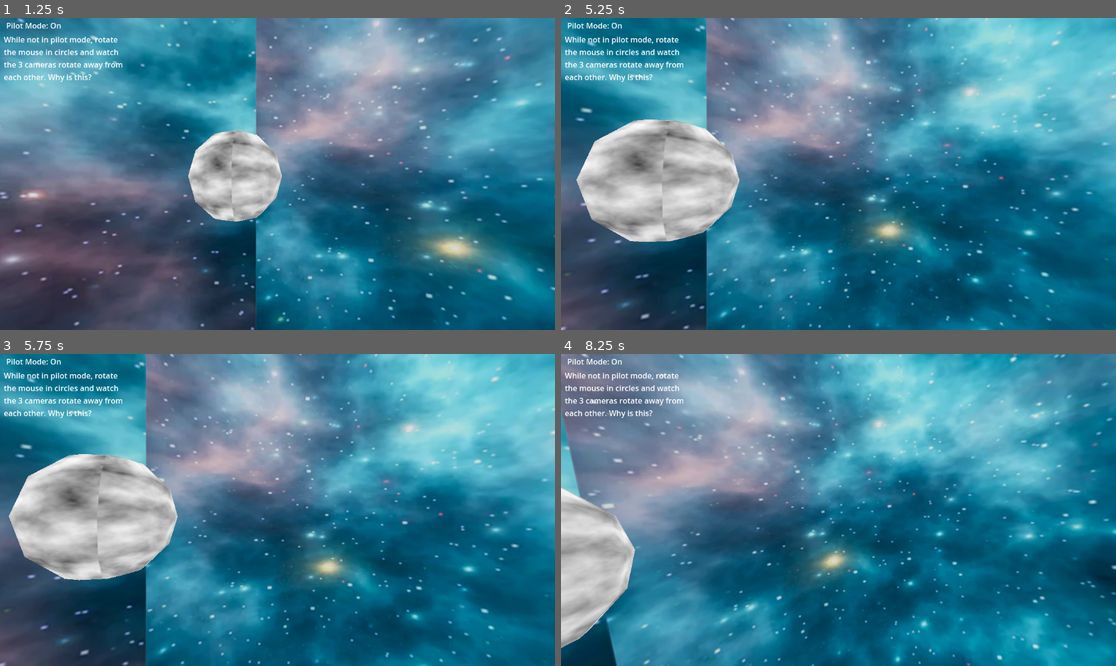
Above: before the commit, frames 1-4 (two rows, left to right).
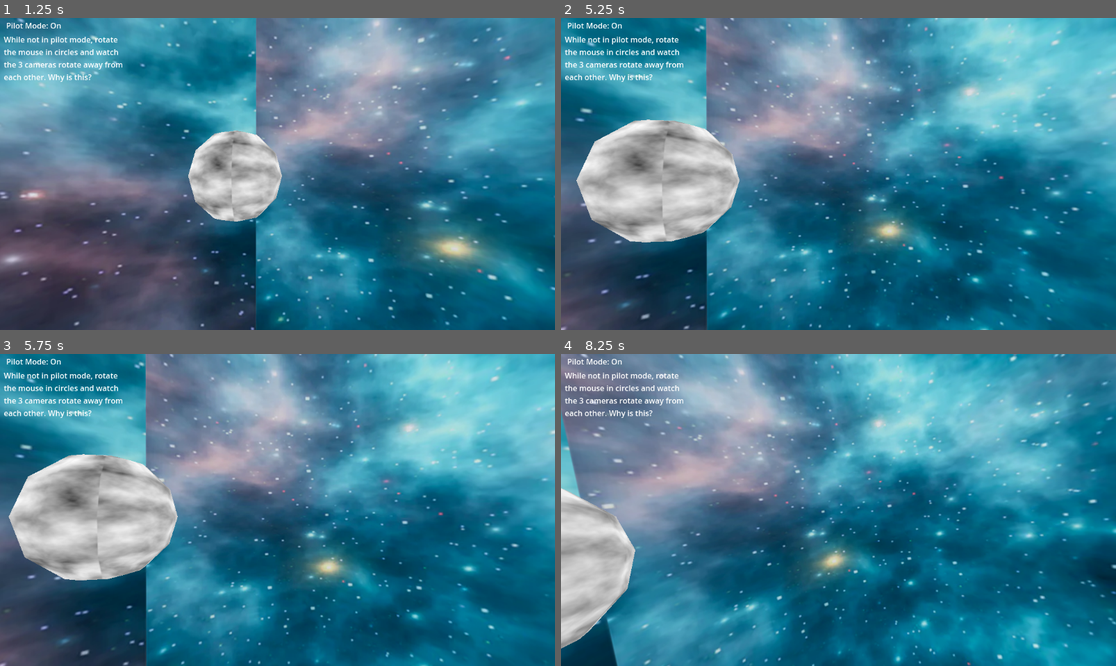
Above: after the commit, the same moments.

Repository: krazyjakee/godot-triple-layer-camera-rotation
Game: Godot game, scene res://Skybox.tscn
Two runs of this game, one before a commit and one after it. Both use one fixed random seed, a clock stepped at 60 frames per second and the inputs below.
Inputs (mouse positions are in pixels of both pictures, inside the frame that each line leads up to):
- Up to frame 1 (1.25 s): tap Enter at 0.5 s; move the mouse to (305, 174) at 0.52 s; hold W (up) from 0.53 s (still down); right-click (305, 174) at 0.6 s; tap Space (jump) at 0.77 s
- Up to frame 2 (5.25 s): keep holding W (up); move the mouse to (810, 174) at 1.27 s; right-click (810, 174) at 1.35 s; tap Space (jump) at 1.52, 2, 3.02, 3.77, 4.52, 5 s; move the mouse to (849, 167) at 2.02 s; right-click (849, 167) at 2.1 s; move the mouse to (832, 180) at 2.77 s; right-click (832, 180) at 2.85 s; tap Enter at 3.5 s; move the mouse to (877, 177) at 3.52 s; right-click (877, 177) at 3.6 s; move the mouse to (794, 170) at 4.27 s; right-click (794, 170) at 4.35 s; move the mouse to (844, 174) at 5.02 s; right-click (844, 174) at 5.1 s
- Up to frame 3 (5.75 s): keep holding W (up)
- Up to frame 4 (8.25 s): move the mouse to (816, 503) at 5.77 s; release W (up) at 5.78 s; hold E (pilot_roll_right) 5.78-6.53 s; right-click (816, 503) at 5.85 s; tap Space (jump) at 6.02, 6.77, 7.52, 8 s; tap Enter at 6.5 s; move the mouse to (866, 510) at 6.52 s; hold W (up) from 6.53 s (still down); right-click (866, 510) at 6.6 s; move the mouse to (810, 510) at 7.27 s; right-click (810, 510) at 7.35 s; move the mouse to (849, 503) at 8.02 s; right-click (849, 503) at 8.1 s

Frame 1 is identical in both runs. In frame 2, 0.2% of the frame differs, in the area x 2-99%, y 5-99%; in frame 3, 0.2%; in frame 4, 0.6%, in the area x 0-100%, y 0-100%.

Commit message:
also rotate distant layer

Diff:
--- a/PilotCamera.gd
+++ b/PilotCamera.gd
@@ -4,7 +4,9 @@
 @export var mouse_axis = Vector2.ZERO
 @export var roll_rotation = 0.0
 @onready var viewport_container = get_tree().root.get_node("Node3D/SubViewportContainer")
+@onready var outside_camera_3d: Camera3D = get_node("Camera3D")
 @onready var distant_camera: CharacterBody3D = viewport_container.get_node("Skybox/CharacterBody3D")
+@onready var distant_camera_3d: Camera3D = distant_camera.get_node("Camera3D")
 @onready var gui = get_tree().root.get_node("Node3D/CanvasLayer")
 
 const SPEED = 0.3
@@ -24,10 +26,10 @@
     if Input.is_action_pressed("pilot_roll_left"): roll_rotation = ACCELERATION
     if Input.is_action_pressed("pilot_roll_right"): roll_rotation = -ACCELERATION
 
-    rotate_object_local(Vector3(1, 0, 0), -mouse_axis.x * delta)
+    outside_camera_3d.rotate_object_local(Vector3(1, 0, 0), -mouse_axis.x * delta)
     rotate_object_local(Vector3(0, 1, 0), -mouse_axis.y * delta)
     rotate_object_local(Vector3(0, 0, 1), roll_rotation * delta)
-    distant_camera.rotate_object_local(Vector3(1, 0, 0), -mouse_axis.x * delta)
+    distant_camera_3d.rotate_object_local(Vector3(1, 0, 0), -mouse_axis.x * delta)
     distant_camera.rotate_object_local(Vector3(0, 1, 0), -mouse_axis.y * delta)
     distant_camera.rotate_object_local(Vector3(0, 0, 1), roll_rotation * delta)
 
--- a/Skybox.tscn
+++ b/Skybox.tscn
@@ -54,7 +54,9 @@
 
 [node name="Skybox" type="SubViewport" parent="SubViewportContainer"]
 world_3d = SubResource("World3D_8dbl5")
+handle_input_locally = false
 size = Vector2i(1152, 648)
+render_target_update_mode = 4
 
 [node name="CharacterBody3D" type="CharacterBody3D" parent="SubViewportContainer/Skybox"]
 
@@ -64,7 +66,9 @@
 own_world_3d = true
 world_3d = SubResource("World3D_h44gf")
 transparent_bg = true
+handle_input_locally = false
 size = Vector2i(1152, 648)
+render_target_update_mode = 4
 
 [node name="CSGSphere3D" type="CSGSphere3D" parent="SubViewportContainer/Space"]
 transform = Transform3D(1, 0, 0, 0, 1, 0, 0, 0, 1, -0.534237, 0, -5.81265)
@@ -79,7 +83,9 @@
 [node name="Spaceship" type="SubViewport" parent="SubViewportContainer"]
 world_3d = SubResource("World3D_oodwo")
 transparent_bg = true
+handle_input_locally = false
 size = Vector2i(1152, 648)
+render_target_update_mode = 4
 
 [node name="CharacterBody3D" type="CharacterBody3D" parent="SubViewportContainer/Spaceship"]
 transform = Transform3D(1, 0, 0, 0, 1, 0, 0, 0, 1, 0, 1.05801, 0)
